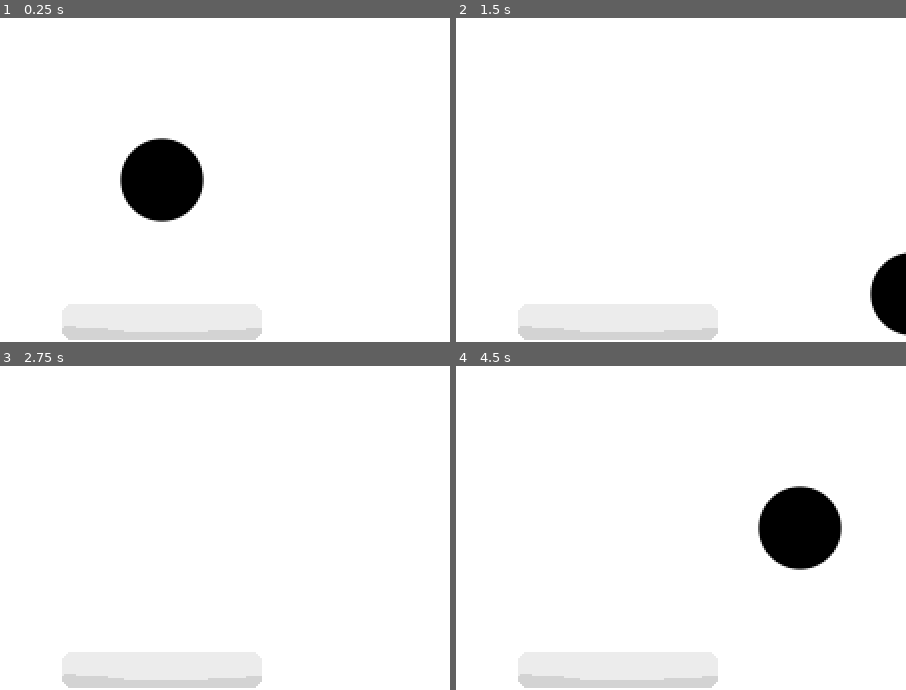
Above: before the commit, frames 1-4 (two rows, left to right).
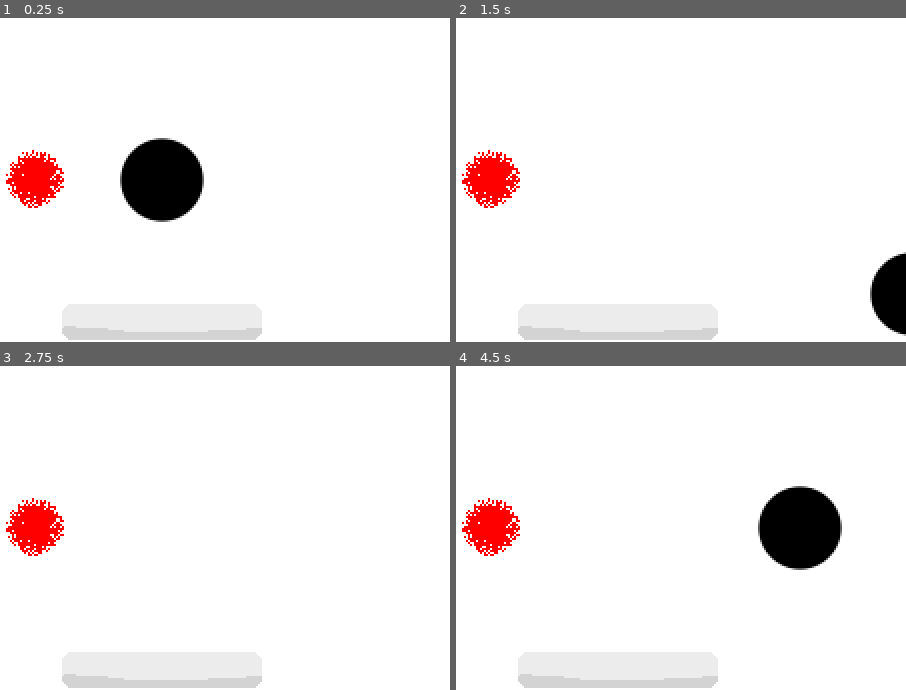
Above: after the commit, the same moments.

Repository: fawfle/blood-jam-cu
Game: Godot game, scene res://scenes/main.tscn
The game is run twice, just before and just after one commit, with the same random seed, the same clock (stepped at 60 frames per second) and the same inputs.
Inputs:
- Up to frame 1 (0.25 s): no input
- Up to frame 2 (1.5 s): tap Enter at 0.5 s; hold D (right) 0.53-1.28 s; tap Shift (dash) at 0.6, 1.35 s; hold S (backward) from 1.28 s (still down)
- Up to frame 3 (2.75 s): tap Space at 2 s; release S (backward) at 2.03 s; hold D (right) from 2.03 s (still down); tap Shift (dash) at 2.1 s
- Up to frame 4 (4.5 s): tap Enter at 2.75, 4.25 s; release D (right) at 2.78 s; hold W (forward) 2.78-3.53 s; tap Shift (dash) at 2.85, 3.6, 4.35 s; tap Space at 3.5 s; hold A (left) from 3.53 s (still down)

The runs differ from the first frame. In frame 1, 1.4% of the frame differs, in the area x 1-15%, y 40-59%; in frame 2, 1.4%; in frame 3, 1.4%; in frame 4, 1.4%.

Commit message:
blood floor basics

Diff:
--- a/scenes/floor/floor.gd
+++ b/scenes/floor/floor.gd
@@ -11,7 +11,44 @@
 	blood_texture.set_image(blood_image)
 	print(blood_texture)
 
+	#for i in range(50):
+	#	for j in range(50):
+	#		paint_pixel(i, j)
+
+	paint_circle(Vector2i(80, 80), 15)
+
 	# (material as ShaderMaterial).set_shader_parameter("blood", blood_texture)
 
-func _process(delta: float) -> void:
-	pass
+func paint_circle(circle_pos: Vector2i, radius: int) -> int:
+	var painted_pixels = 0;
+	var start_x: int = circle_pos.x - radius
+	var end_x: int = circle_pos.x + radius
+	var start_y: int = circle_pos.y - radius
+	var end_y: int = circle_pos.y + radius
+
+	for x in range(start_x, end_x):
+		for y in range(start_y, end_y):
+			# check if it's in circle
+			var pos: Vector2i = Vector2i(x, y)
+			var distance = circle_pos.distance_to(pos)
+			var ignore_chance = 1 - pow((distance / radius), 5)
+
+			if distance < radius and randf() < ignore_chance:
+				# random chance to not paint based on distance
+				var painted: bool = paint_pixel(x, y);
+				if painted: painted_pixels += 1;
+
+	return painted_pixels;
+
+func is_in_circle(circle_pos: Vector2i, radius: int, pos: Vector2i) -> bool:
+	print(circle_pos.distance_to(pos))
+	return circle_pos.distance_to(pos) < radius
+
+
+func paint_pixel(x: int, y: int) -> bool:
+	var current_color = blood_image.get_pixel(x, y)
+	if current_color == Color(1, 1, 1, 1): return false
+
+	blood_image.set_pixel(x, y, Color(1, 0, 0, 1))
+	blood_texture.set_image(blood_image)
+	return true
--- a/scenes/floor/floor.gdshader
+++ b/scenes/floor/floor.gdshader
@@ -1,11 +1,12 @@
 shader_type canvas_item;
 
-uniform vec3 blood_color = vec3(1.0, 0.0, 0.0);
-uniform sampler2D blood;
+// uniform vec3 blood_color = vec3(1.0, 0.0, 0.0);
+uniform sampler2D blood_map;
 
 void fragment() {
 	vec3 color = texture(TEXTURE, UV).rgb;
-	float covered = texture(blood, UV).a;
+	vec3 blood_color = texture(blood_map, UV).rgb;
+	float covered = texture(blood_map, UV).a;
 	color = mix(color, blood_color, covered);
 	COLOR = vec4(color, 1.0);
 }
--- a/scenes/floor/floor.tscn
+++ b/scenes/floor/floor.tscn
@@ -6,8 +6,7 @@
 
 [sub_resource type="ShaderMaterial" id="ShaderMaterial_n0mj7"]
 shader = ExtResource("1_w0xbj")
-shader_parameter/blood_color = Vector3(1, 0, 0)
-shader_parameter/blood = ExtResource("2_1w6he")
+shader_parameter/blood_map = ExtResource("2_1w6he")
 
 [sub_resource type="Gradient" id="Gradient_bfk6g"]
 colors = PackedColorArray(1, 1, 1, 1, 1, 1, 1, 1)
